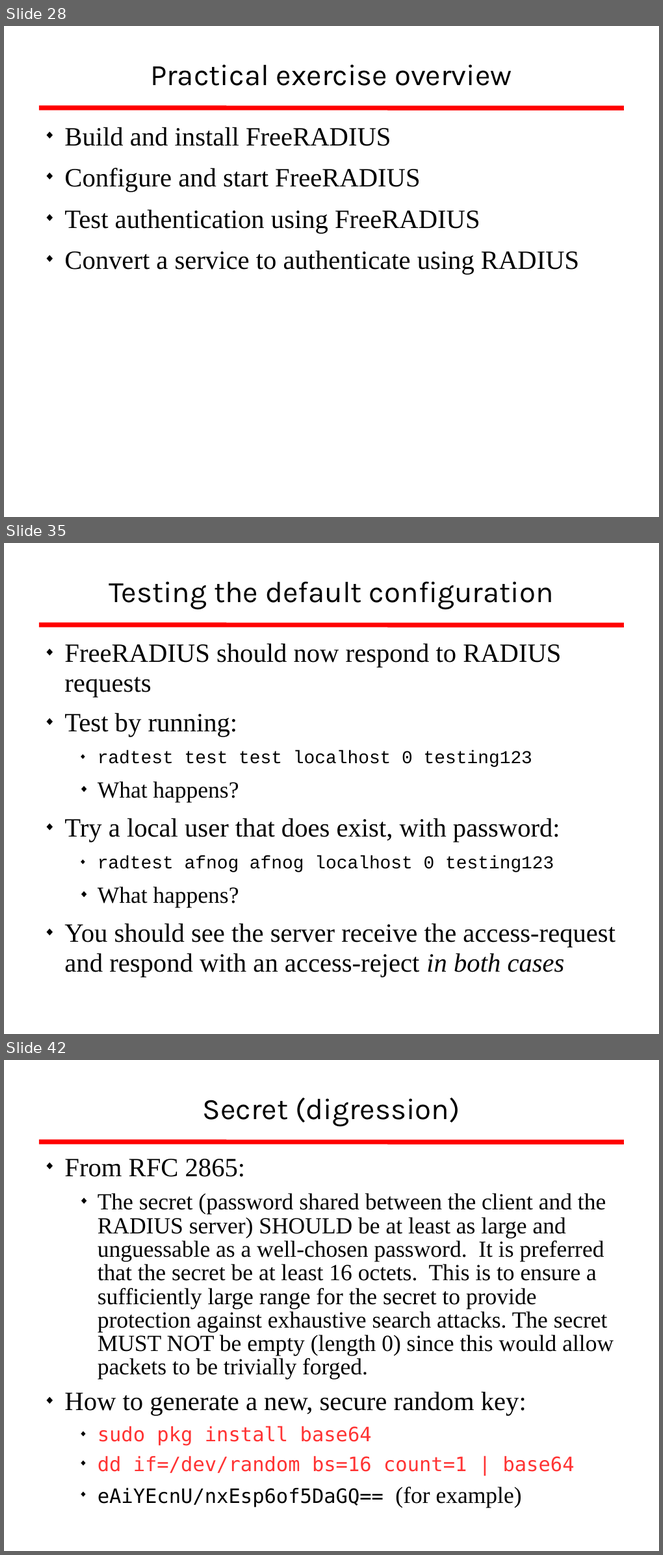
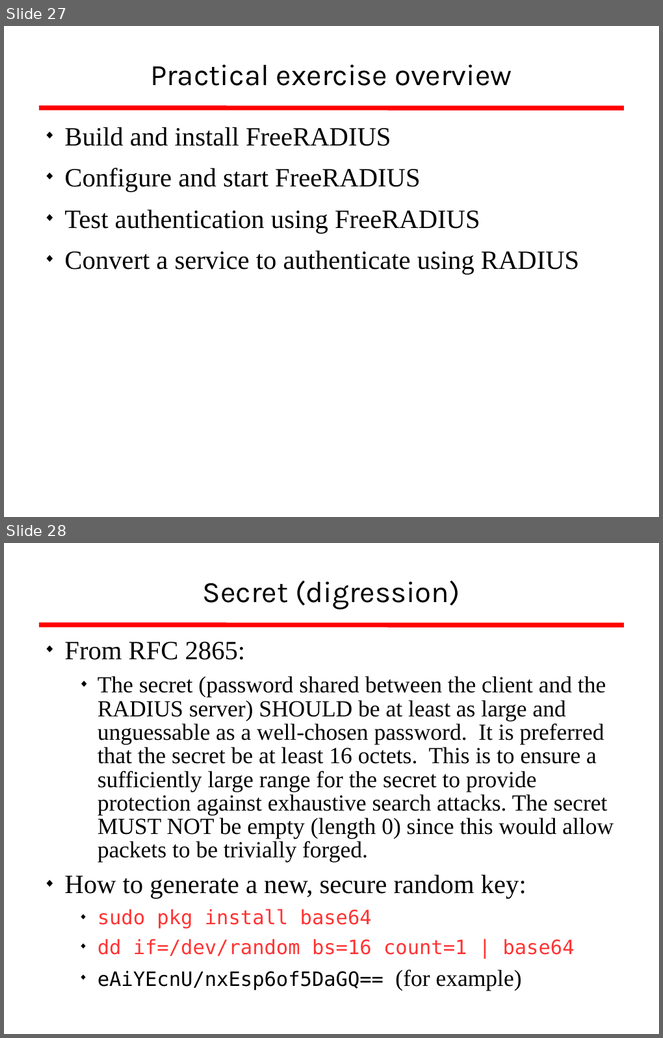
Before and after one commit to afnog/afnog.github.io, a slide deck: sse/radius/radius_presentation.ppt. Shown one above the other, each under a label of ours: slides 28, 35 and 42 before the commit, slides 27 and 28 after it; the slides between them are not shown. The pictures are 663x1555 and 663x1038 pixels, drawn with LibreOffice and Linux fonts; fonts in the diff are those of the drawing; background and template pictures are left out. Boxes give left, top, right and bottom in pixels: in the first picture for what was removed or moved away, otherwise in the second. Text is boxed around its words. In the diff, an @@ line names an element or a change of style, - is before the commit and + after.

```diff
--- a/sse/radius/radius_presentation.ppt
+++ b/sse/radius/radius_presentation.ppt
@@ slide 35 removed at (4,543,659,1034), background #FFFFFF; not listed: 1 template element that a slide beside it also shows @@
@@ title removed at (109,581,554,609) @@
-Testing the default configuration
@@ text removed at (64,643,616,977) @@
-◆ FreeRADIUS should now respond to RADIUS requests
-◆ Test by running:
-  ◆ radtest test test localhost 0 testing123
-  ◆ What happens?
-◆ Try a local user that does exist, with password:
-  ◆ radtest afnog afnog localhost 0 testing123
-  ◆ What happens?
-◆ You should see the server receive the access-request and respond with an access-reject in both cases
@@ what was slide 28 is now slide 27 @@
@@ what was slide 42 is now slide 28 @@
```
Also in this commit, not shown: 5 slides changed, 35 slides added, 15 other slides removed.
